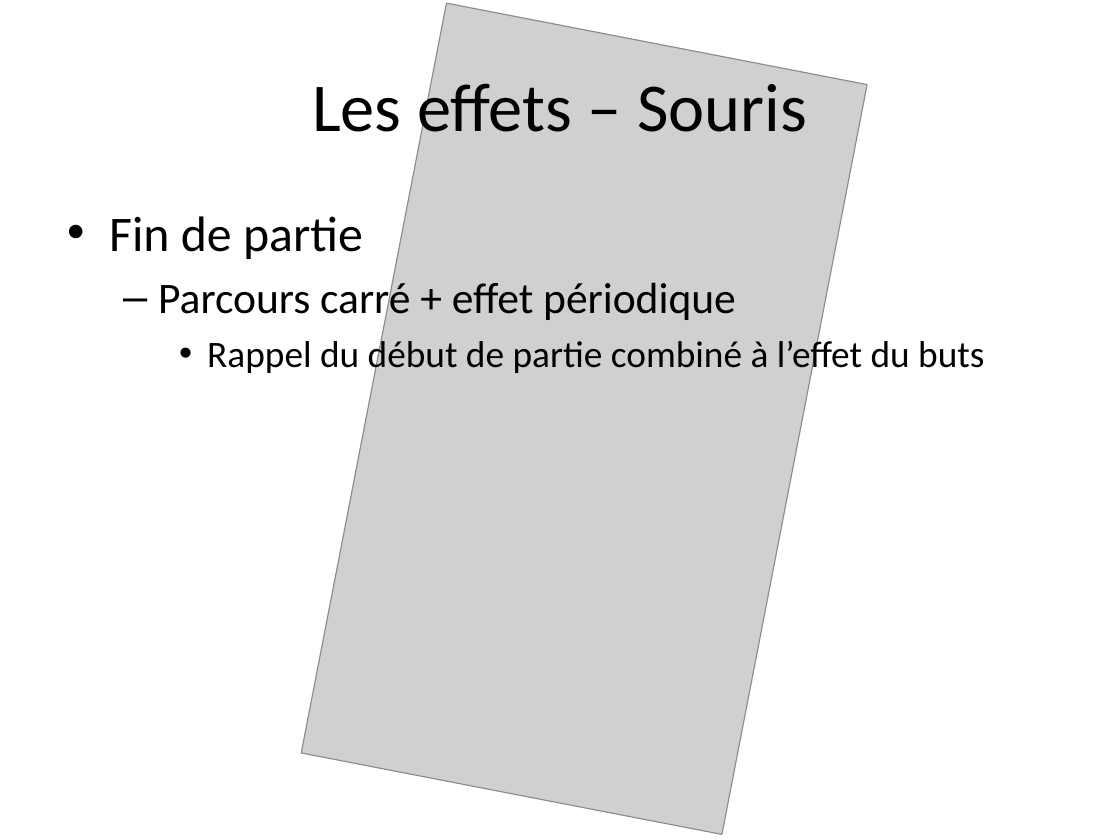
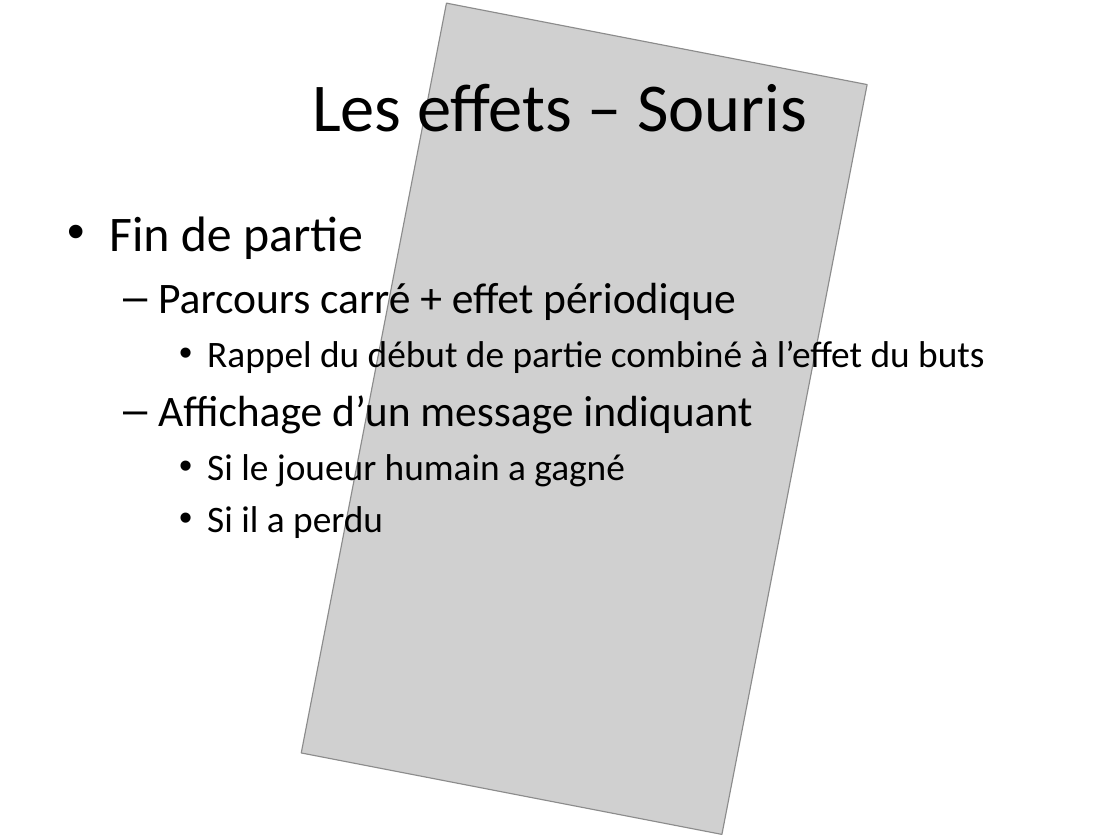
Before and after one commit to nicolasrn/haptiqueprojectnrmg, a slide deck: slide 6 of Air Hockey Haptique.pptx. Drawn at 1120x840 pixels with LibreOffice and Linux fonts; fonts in the diff are those of the drawing; grey boxes stand for pictures. Boxes give left, top, right and bottom in pixels: in the first picture for what was removed or moved away, otherwise in the second. Text is boxed around its words. In the diff, an @@ line names an element or a change of style, - is before the commit and + after.

```diff
--- a/Air Hockey Haptique.pptx
+++ b/Air Hockey Haptique.pptx
@@ text at (158, 390, 752, 542): paragraphs added @@
+  – Affichage d’un message indiquant
+    • Si le joueur humain a gagné
+    • Si il a perdu
```
Also in this commit, not shown: 2 other slides changed, 4 other files.
